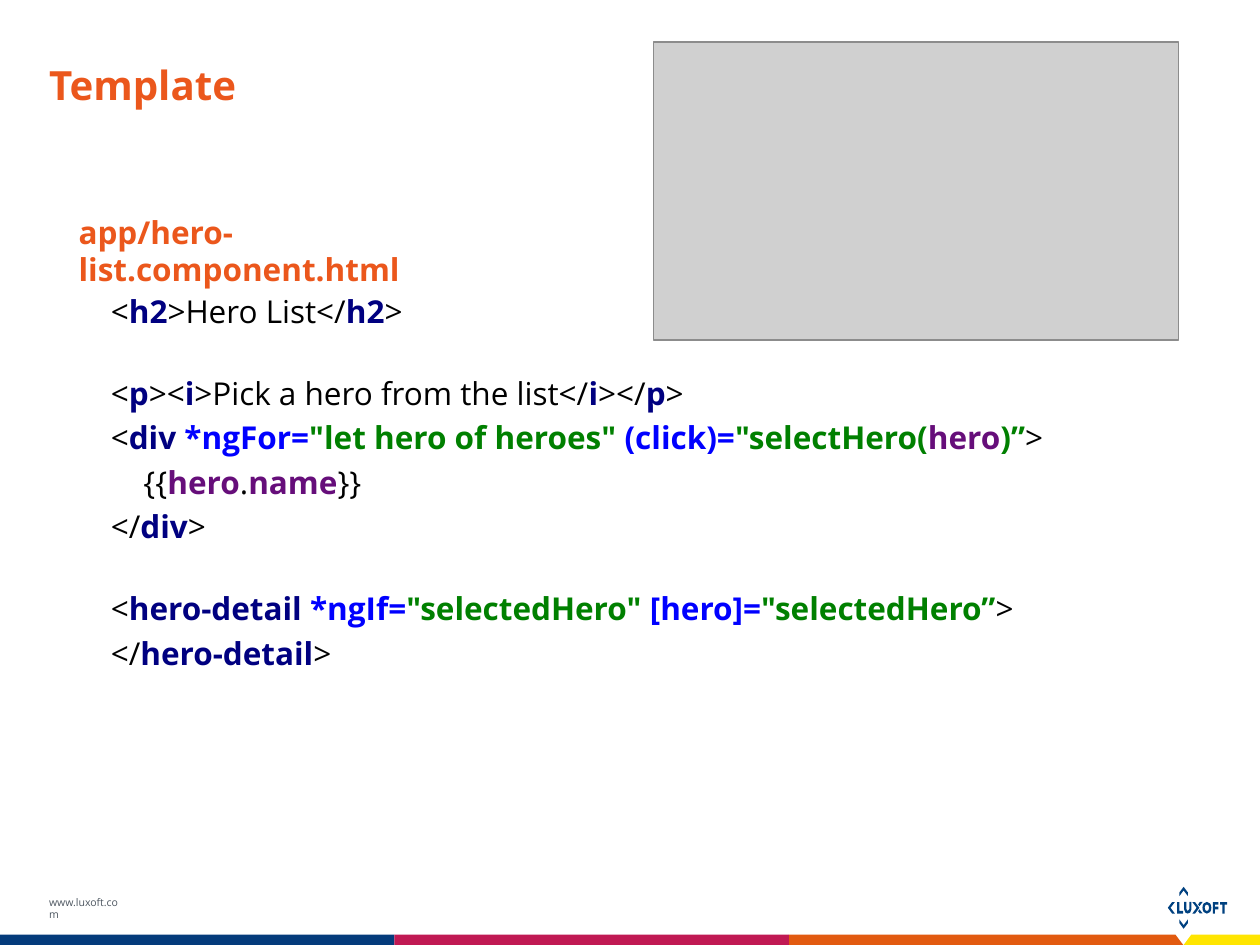
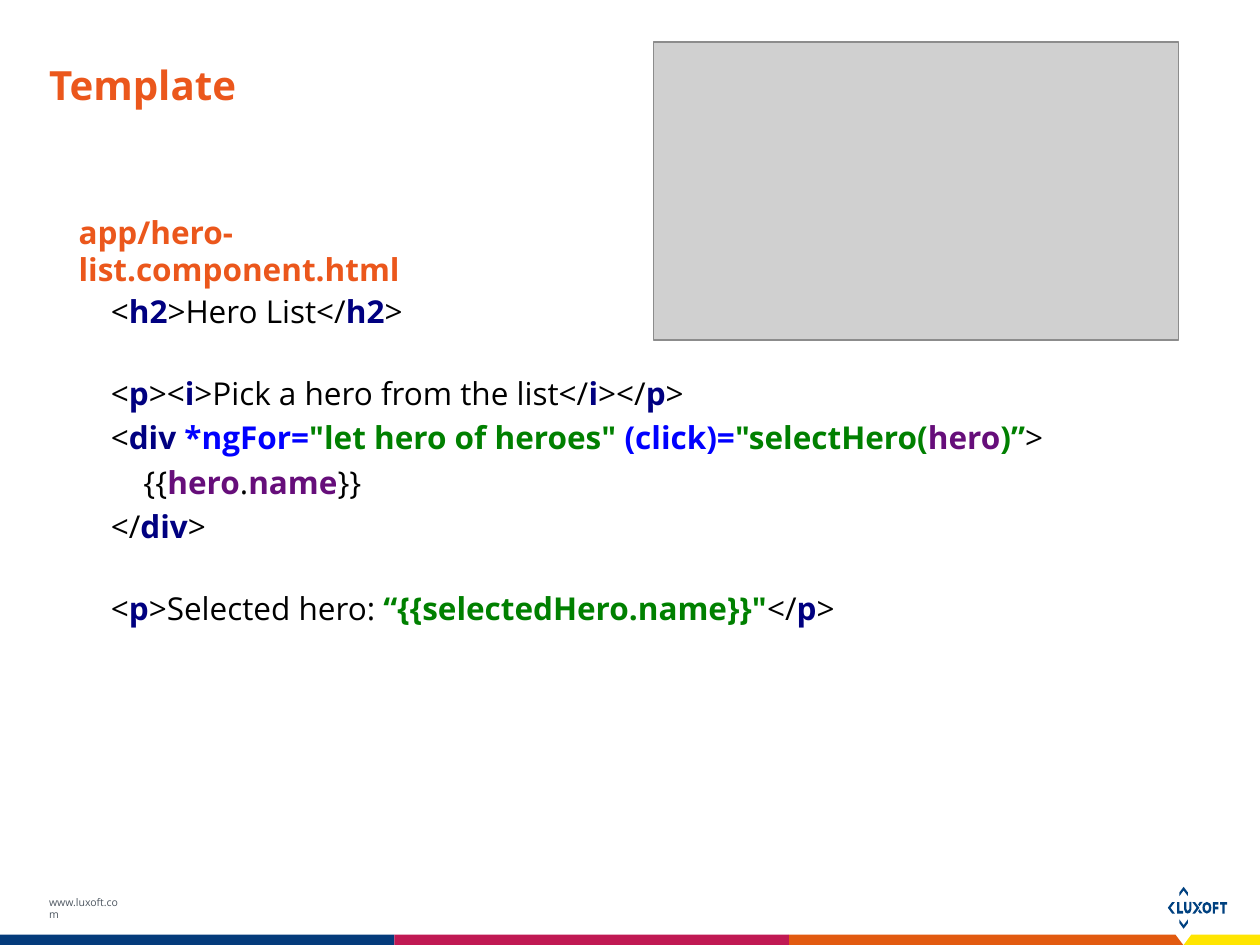
Before and after one commit to Dmdv/A2Course, a slide deck: slide 4 of Docs/angular2_components.pptx (slide 5 before the commit). Drawn at 1260x945 pixels with LibreOffice and Linux fonts; fonts in the diff are those of the drawing; grey boxes stand for pictures. Boxes give left, top, right and bottom in pixels: in the first picture for what was removed or moved away, otherwise in the second. Text is boxed around its words. In the diff, an @@ line names an element or a change of style, - is before the commit and + after.

```diff
--- a/Docs/angular2_components.pptx
+++ b/Docs/angular2_components.pptx
@@ text at <box>111,596,834,628</box>: text changed @@
-<hero-detail *ngIf="selectedHero" [hero]="selectedHero”>
-</hero-detail>
+<p>Selected hero: “{{selectedHero.name}}"</p>
```
Also in this commit, not shown: 8 other slides changed, 2 slides removed, 3 other files.
